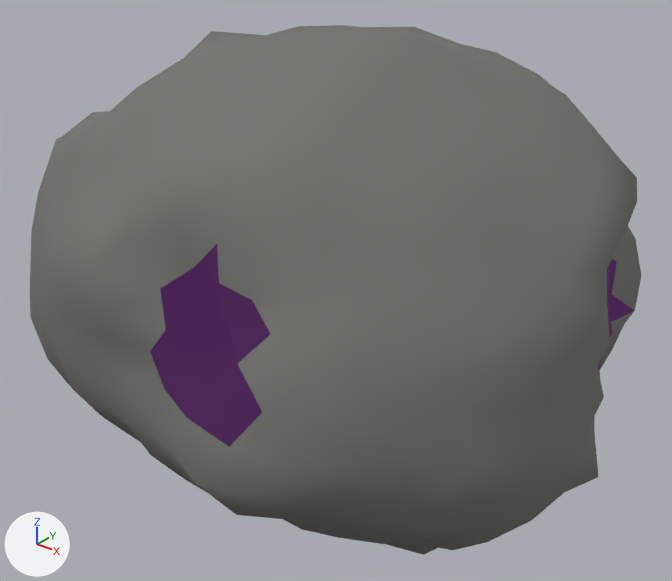
What one commit did to the glTF model assets/asteroids/asteroid_med_22.glb.
The view is the same before and after, from a camera (50 mm lens) standing at (1.63, -2.13, 1.28) and looking at (-0.07, -0.01, -0.04). The axes (+X, +Y, +Z) are drawn at lower left. The lights are the same throughout. The older version comes first.

The scene before the commit, as lines of its bpy script (objects in view):
```python
mat_crater_asteroid_med_22 = principled_material('Crater_asteroid_med_22')
mat_crater_asteroid_med_22.base_color = (0.02, 0.01, 0.02)  # black #271927
mat_crater_asteroid_med_22.roughness = 1.0
mat_crater_asteroid_med_22.emission_color = (0.042, 0.0, 0.063)  # dark purple #3a0047
mat_crater_asteroid_med_22.emission_strength = 1.0
me_icosphere = bpy.data.meshes.new('Icosphere')
me_icosphere.from_pydata(...)  # 642 vertices, 1280 faces; spans x -1.15..0.9, y -0.93..0.93, z -0.71..0.82
# faces by material slot: [1098, 182]
me_icosphere.materials.append(mat_rock_asteroid_med_22)  # grey #73746e
me_icosphere.materials.append(mat_crater_asteroid_med_22)  # black #271927
ob_asteroid_med_22 = bpy.data.objects.new('asteroid_med_22', me_icosphere)
ob_asteroid_med_22.location = (0.0, 0.0, 0.0)
```
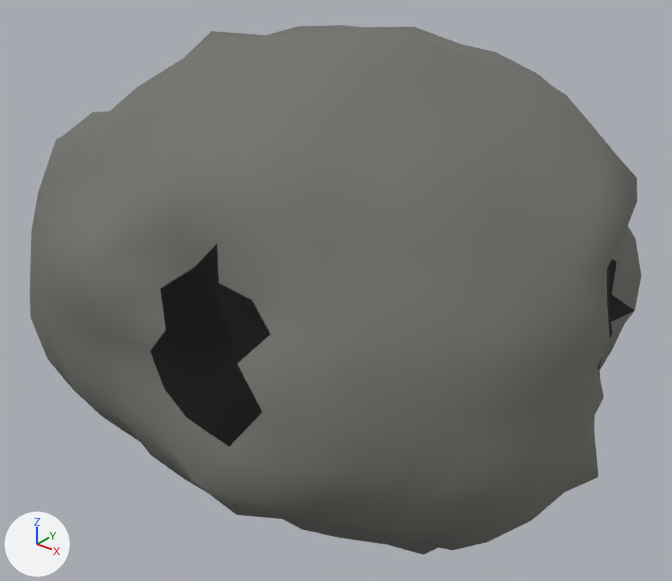
Changed parts and their boxes [x1, y1, x2, y2] in the pictures (672 x 581 px):
'asteroid_med_22', recoloured, surface changed (darker): [148, 242, 635, 449] in both

Diff of the bpy script that builds the scene:
```diff
--- a/assets/asteroids/asteroid_med_22.glb.py
+++ b/assets/asteroids/asteroid_med_22.glb.py
@@ mat_crater_asteroid_med_22 @@
 mat_crater_asteroid_med_22 = principled_material('Crater_asteroid_med_22')
-mat_crater_asteroid_med_22.base_color = (0.02, 0.01, 0.02)  # black #271927
+mat_crater_asteroid_med_22.base_color = (0.0, 0.0, 0.0)  # black #000000
 mat_crater_asteroid_med_22.roughness = 1.0
-mat_crater_asteroid_med_22.emission_color = (0.042, 0.0, 0.063)  # dark purple #3a0047
-mat_crater_asteroid_med_22.emission_strength = 1.0
```
